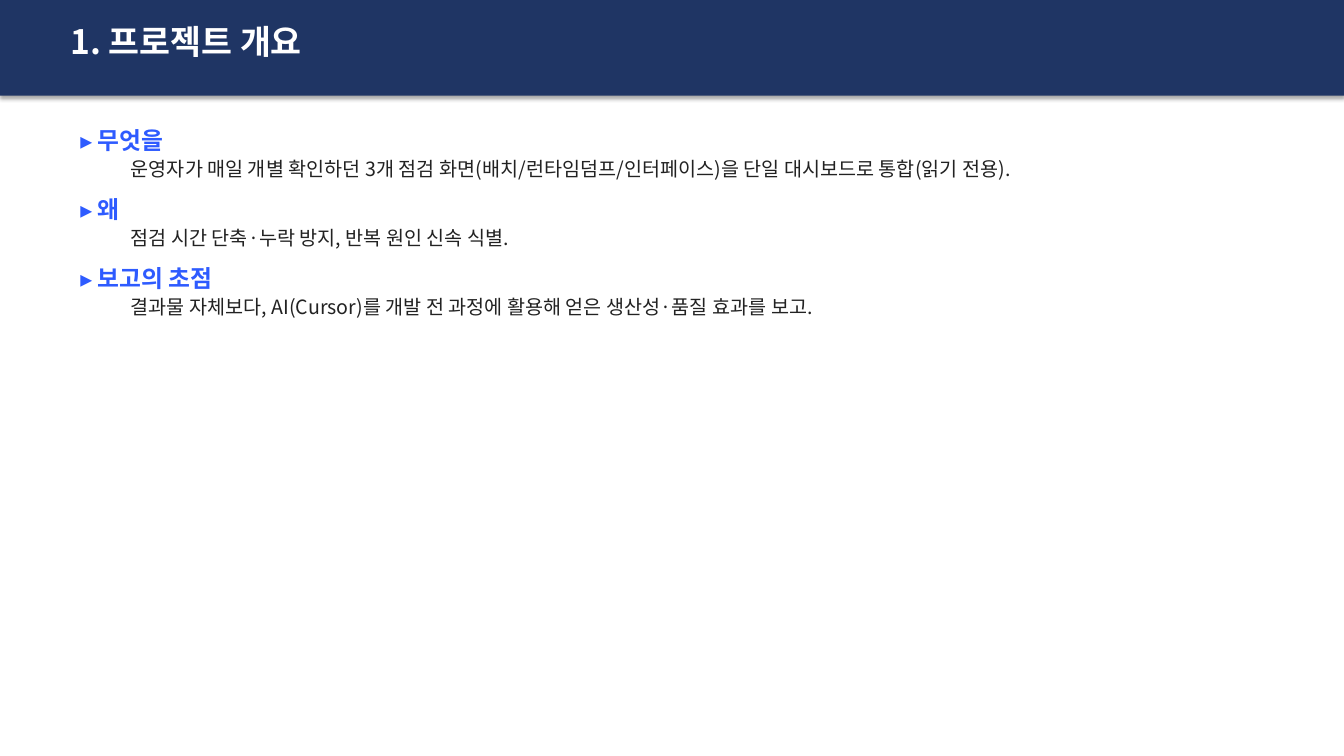
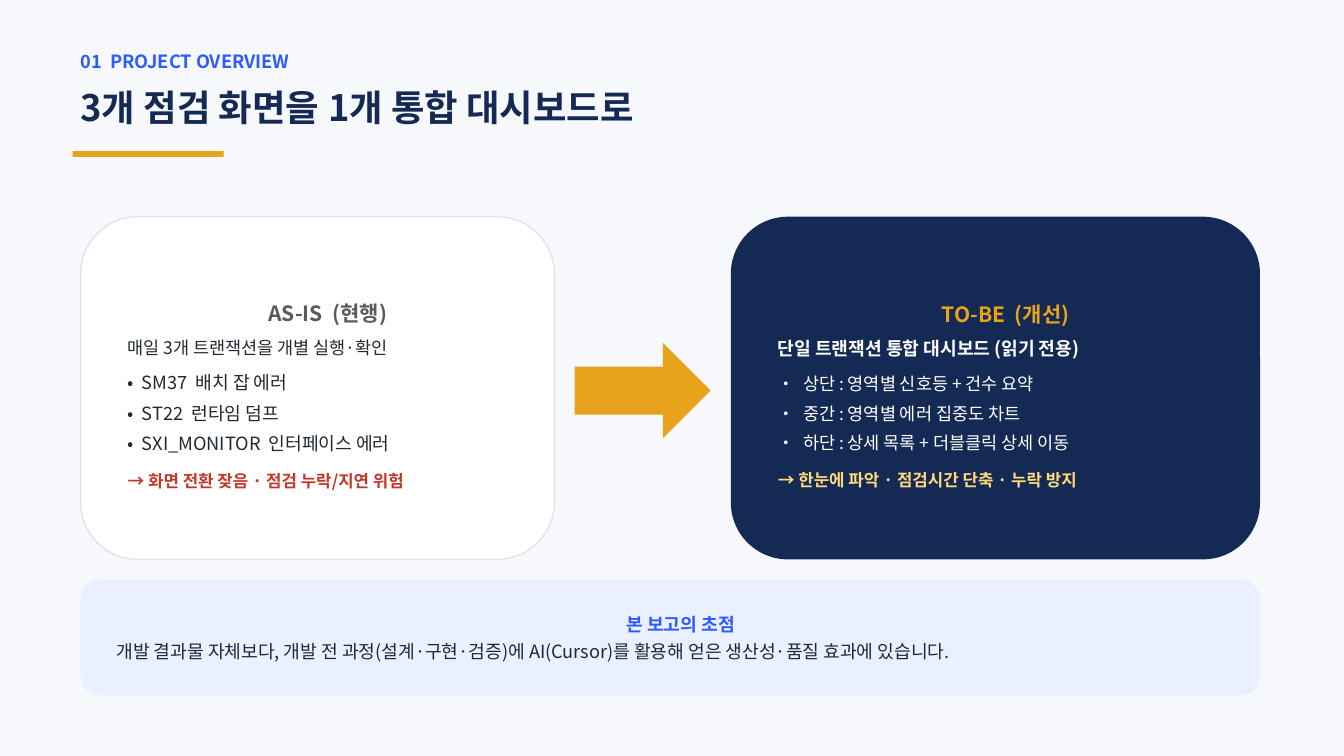
Before and after one commit to hyosungitx00/AI, a slide deck: slide 2 of docs/report/Y_OPS_MONITOR_V2_발표자료.pptx. Drawn at 1344x756 pixels with LibreOffice and Linux fonts; fonts in the diff are those of the drawing. Boxes give left, top, right and bottom in pixels: in the first picture for what was removed or moved away, otherwise in the second. Text is boxed around its words. In the diff, an @@ line names an element or a change of style, - is before the commit and + after.

```diff
--- a/docs/report/Y_OPS_MONITOR_V2_발표자료.pptx
+++ b/docs/report/Y_OPS_MONITOR_V2_발표자료.pptx
@@ rectangle: place and size @@
-rectangle at box(0, 0, 1344, 96)
+rectangle at box(0, 0, 1344, 756)
@@ rectangle at box(0, 0, 1344, 756): fill #1F3564 to #F6F8FC; shadow off @@
@@ text at box(80, 54, 290, 69): text changed; size 24 to 13 pt; text colour #FFFFFF to #2E5BFF @@
-1. 프로젝트 개요
+01 PROJECT OVERVIEW
@@ text at box(80, 90, 633, 125): text changed; size 14 to 26 pt; text colour #222222 to #142A54; bold on @@
-▸ 무엇을
-  운영자가 매일 개별 확인하던 3개 점검 화면(배치/런타임덤프/인터페이스)을 단일 대시보드로 통합(읽기 전용).
-▸ 왜
-  점검 시간 단축·누락 방지, 반복 원인 신속 식별.
-▸ 보고의 초점
-  결과물 자체보다, AI(Cursor)를 개발 전 과정에 활용해 얻은 생산성·품질 효과를 보고.
+3개 점검 화면을 1개 통합 대시보드로
@@ rectangle added at box(73, 151, 224, 157), fill #E8A31C @@
@@ rounded rectangle added at box(81, 217, 555, 560), fill #FFFFFF, outline #DDE3EF 1 pt, 13 pt, text #222833 @@
+AS-IS (현행)
+매일 3개 트랜잭션을 개별 실행·확인
+• SM37 배치 잡 에러
+• ST22 런타임 덤프
+• SXI_MONITOR 인터페이스 에러
+→ 화면 전환 잦음 · 점검 누락/지연 위험
@@ rounded rectangle added at box(731, 217, 1260, 560), fill #142A54, 12.5 pt, text #FFFFFF @@
+TO-BE (개선)
+단일 트랜잭션 통합 대시보드 (읽기 전용)
+• 상단 : 영역별 신호등 + 건수 요약
+• 중간 : 영역별 에러 집중도 차트
+• 하단 : 상세 목록 + 더블클릭 상세 이동
+→ 한눈에 파악 · 점검시간 단축 · 누락 방지
@@ right arrow added at box(575, 343, 711, 439), fill #E8A31C @@
@@ rounded rectangle added at box(81, 580, 1260, 696), fill #EAF0FF, 13 pt, text #222833 @@
+본 보고의 초점
+개발 결과물 자체보다, 개발 전 과정(설계·구현·검증)에 AI(Cursor)를 활용해 얻은 생산성·품질 효과에 있습니다.
```
Also in this commit, not shown: 4 other slides changed, 1 other file.
